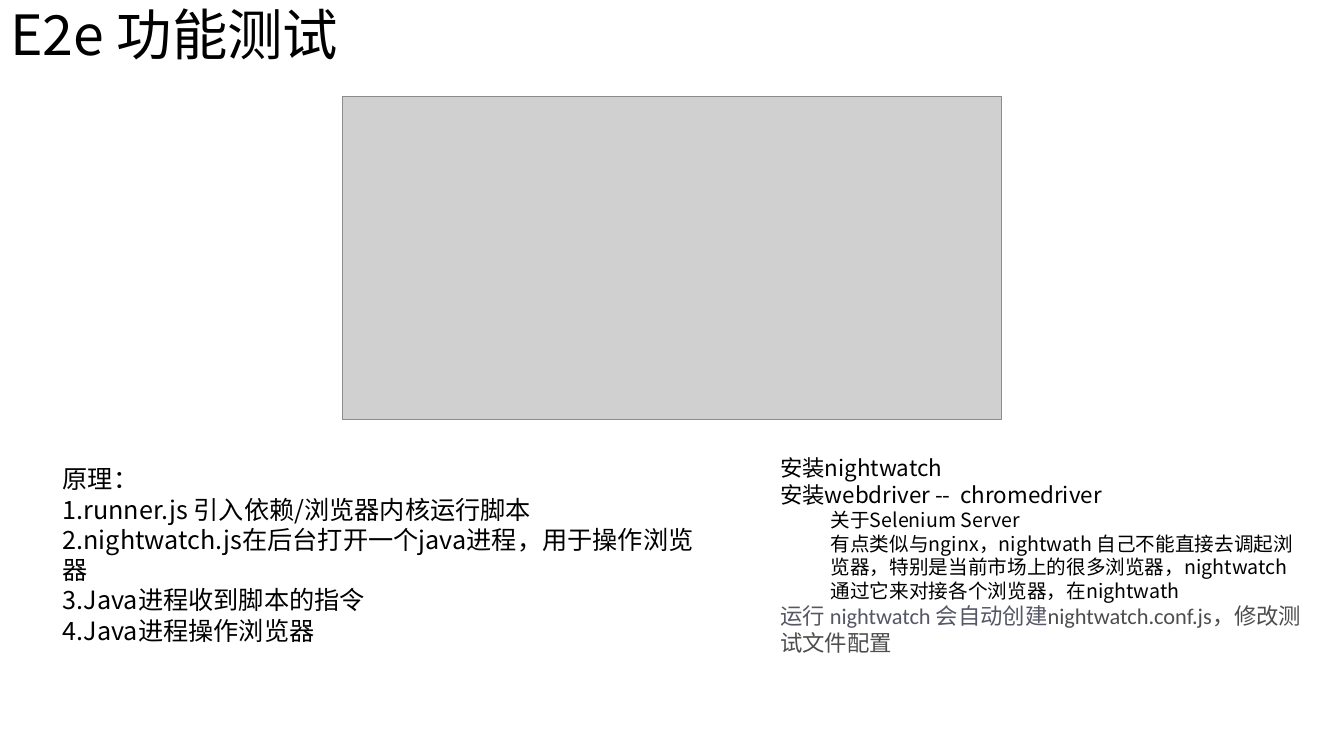
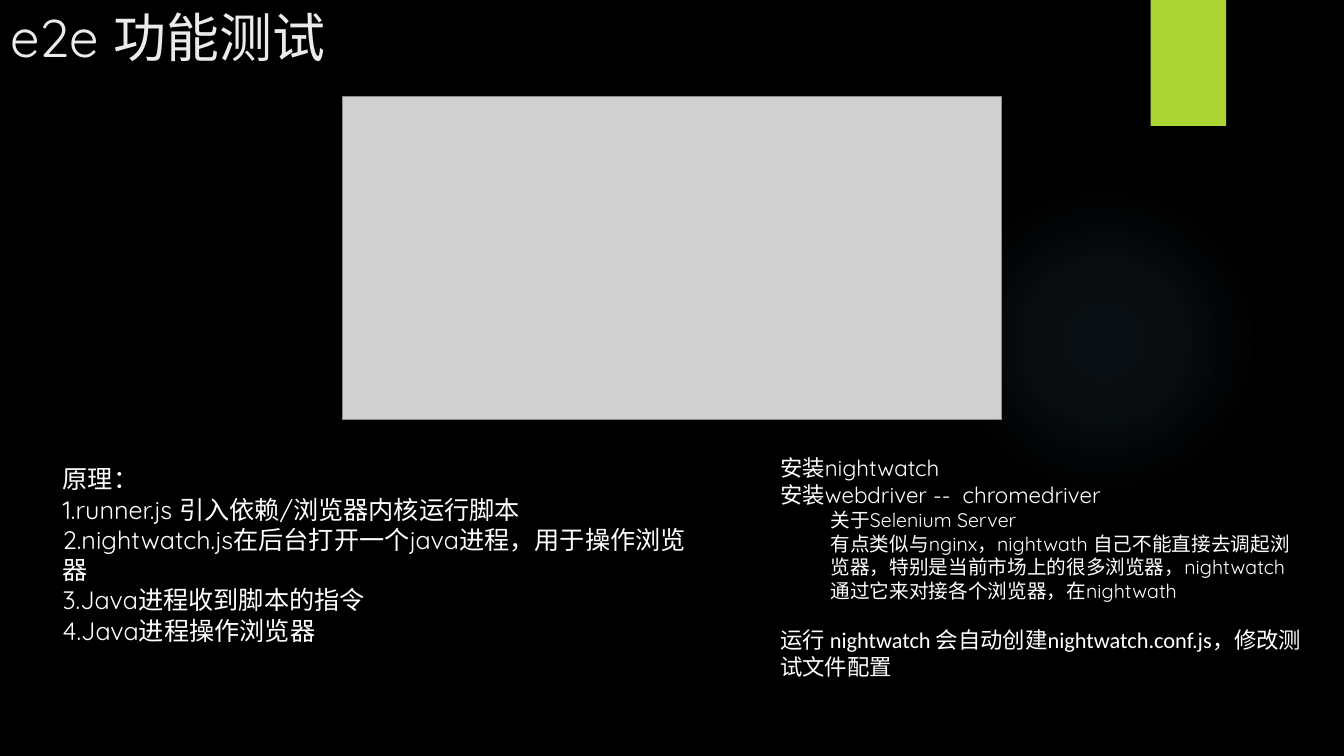
Before and after one commit to WangEbo/auto-test, a slide deck: slide 12 of 王博书的分享/自动化测试.pptx. Drawn at 1344x756 pixels with LibreOffice and Linux fonts; fonts in the diff are those of the drawing; grey boxes stand for pictures; background and template pictures are left out. Boxes give left, top, right and bottom in pixels: in the first picture for what was removed or moved away, otherwise in the second. Text is boxed around its words. In the diff, an @@ line names an element or a change of style, - is before the commit and + after.

```diff
--- a/王博书的分享/自动化测试.pptx
+++ b/王博书的分享/自动化测试.pptx
@@ background #FFFFFF to picture (left out) @@
@@ title "e2e 功能测试" at (10, 12, 325, 62): vertical alignment middle to top @@
@@ title at (10, 12, 325, 62): text changed; size 39.6 to 37.8 pt; font Noto Sans CJK SC to Quicksand; text colour #000000 to #EBEBEB @@
-E2e 功能测试
+e2e 功能测试
@@ rectangle added at (1150, 0, 1226, 126), fill #ACD433 @@
@@ ellipse added at (949, 185, 1259, 495), fill gradient #7AC4F0 @@
@@ text "原理：" at (63, 468, 686, 611): font Noto Sans CJK SC to Quicksand, text colour #000000 to #FFFFFF @@
@@ text "安装nightwatch" at (780, 457, 1301, 677): font Noto Sans CJK SC to Quicksand, text colour #000000 to #FFFFFF in "安装nightwatch", "安装webdriver -- chromedriver", "关于Selenium Server", "有点类似与nginx，nightwath 自己不能直接去调起浏览器，特别是当前市场上的很多浏览器，nightwatch通 ..."; text colour #555666 to #FFFFFF in "运行 nightwatch 会自动创建nightwatch.conf.js，修改测试文件配置"; text colour #4D4D4D to #FFFFFF in "会自动创建nightwatch.conf.js，修改测试文件配置" @@
```
Also in this commit, not shown: 11 other slides changed, 1 slide added, 1 slide removed.
